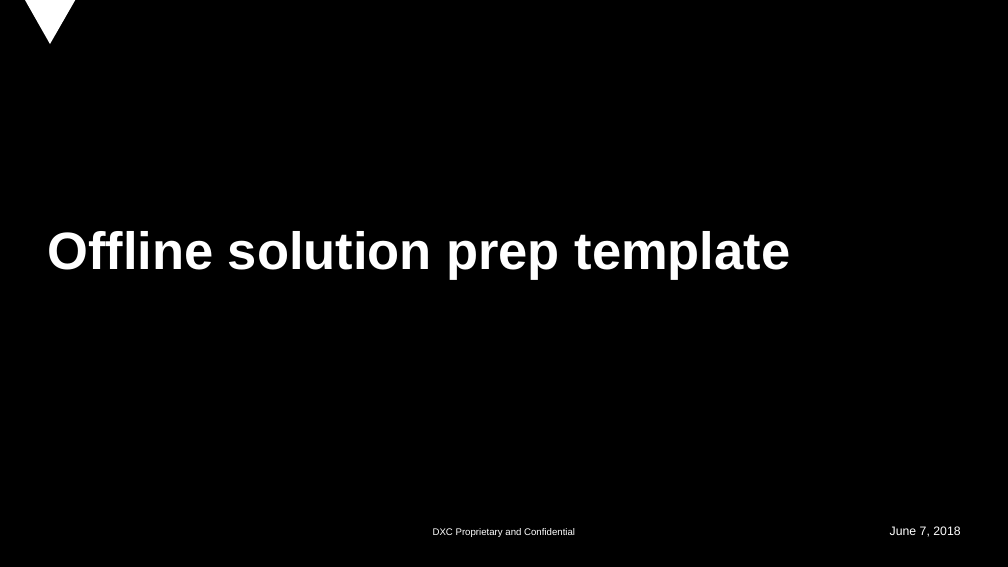
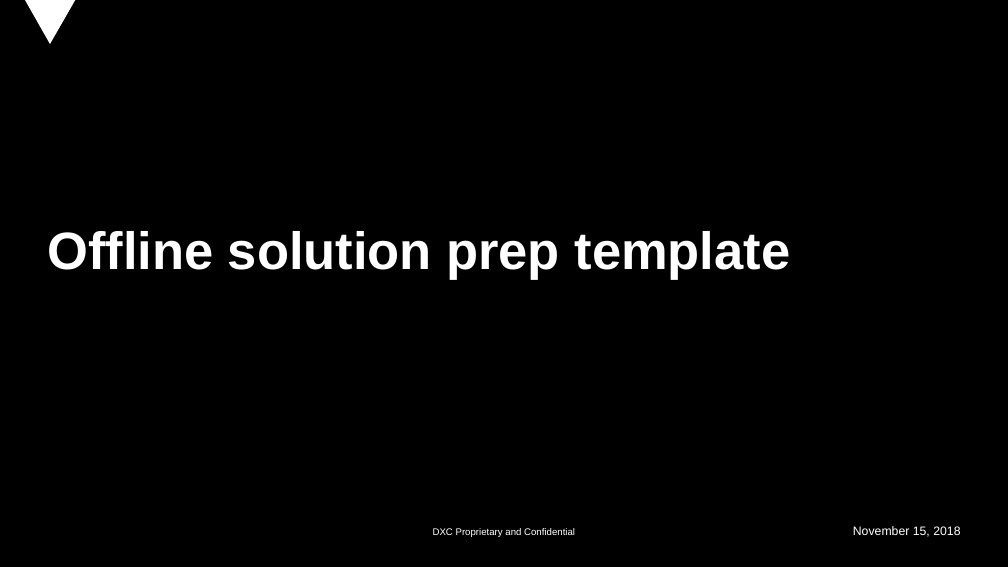
Before and after one commit to mshemadarshini/dxc-digitalexplorer, a slide deck: slide 1 of training/Solutions/SubmittingSolutions/SolutionTemplate.pptx. Drawn at 1008x567 pixels with LibreOffice and Linux fonts; fonts in the diff are those of the drawing; background and template pictures are left out. Boxes give left, top, right and bottom in pixels: in the first picture for what was removed or moved away, otherwise in the second. Text is boxed around its words. In the diff, an @@ line names an element or a change of style, - is before the commit and + after.

Commit message:
:information_desk_person: updated solution capture form

```diff
--- a/training/Solutions/SubmittingSolutions/SolutionTemplate.pptx
+++ b/training/Solutions/SubmittingSolutions/SolutionTemplate.pptx
@@ text at (853, 526, 960, 537): text changed @@
-June 7, 2018
+November 15, 2018
```
Also in this commit, not shown: 4 other slides changed, 1 slide added.
